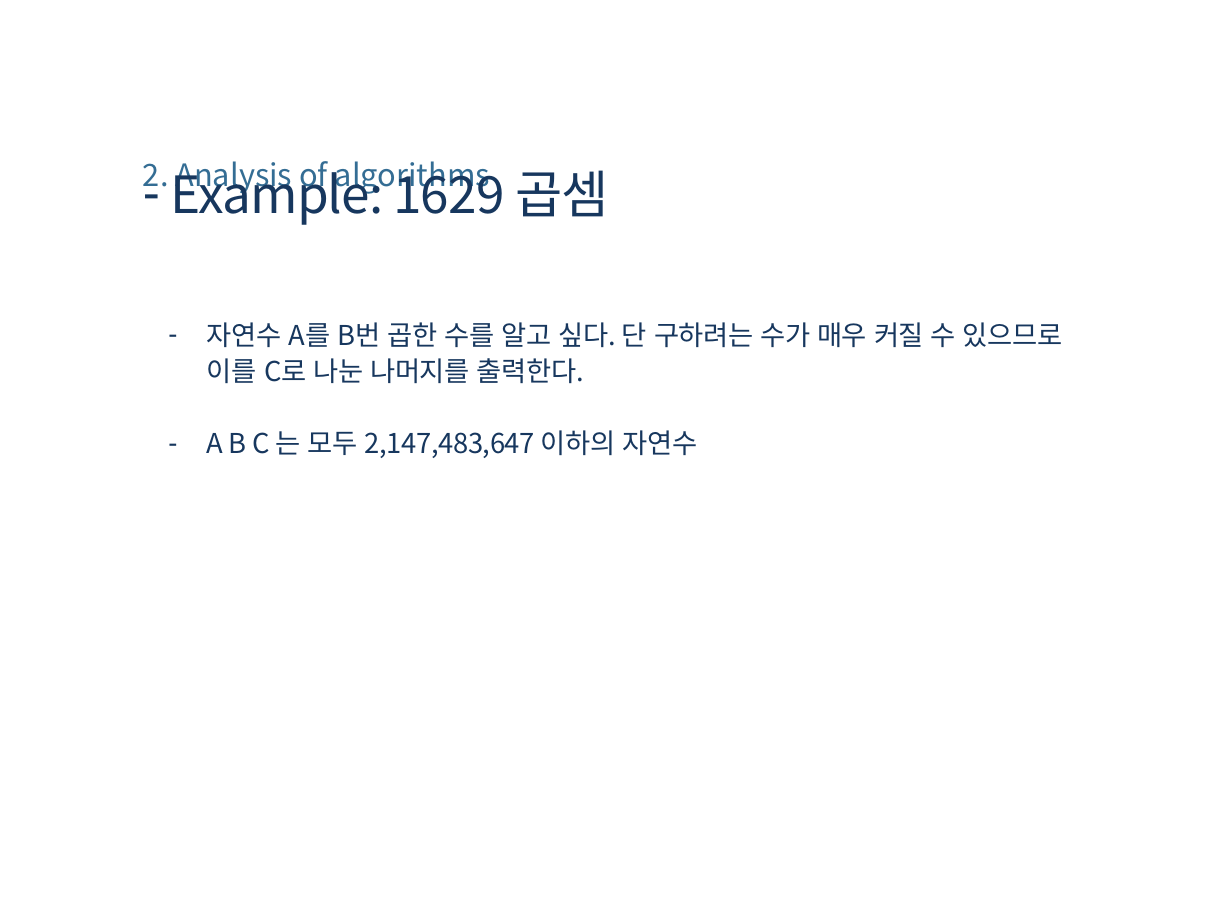
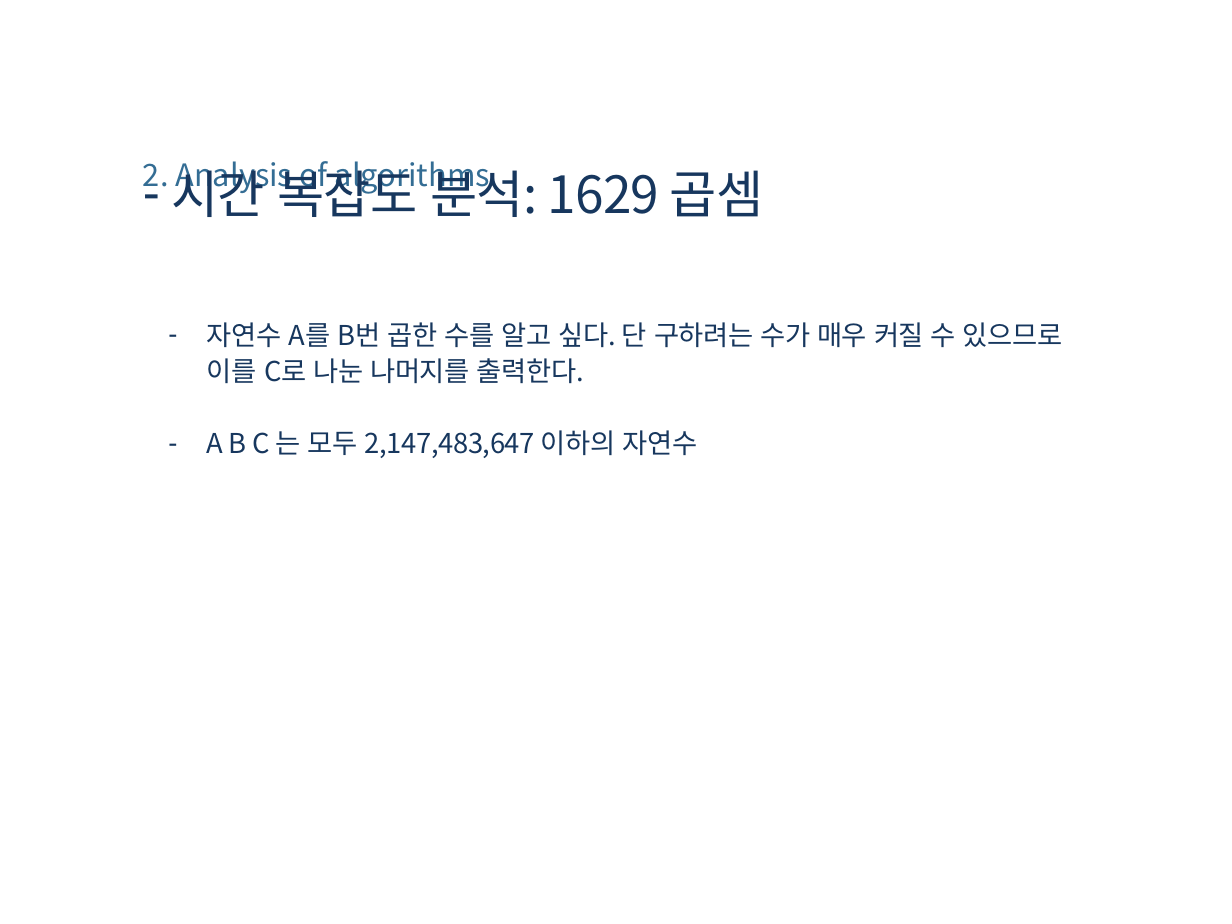
Before and after one commit to hyunynim/Algorithm_Study, a slide deck: slide 12 of PPT/Week2.pptx (slide 14 before the commit). Drawn at 1232x924 pixels with LibreOffice and Linux fonts; fonts in the diff are those of the drawing; background and template pictures are left out. Boxes give left, top, right and bottom in pixels: in the first picture for what was removed or moved away, otherwise in the second. Text is boxed around its words. In the diff, an @@ line names an element or a change of style, - is before the commit and + after.

```diff
--- a/PPT/Week2.pptx
+++ b/PPT/Week2.pptx
@@ text at bbox=[172, 161, 764, 217]: text changed @@
-– Example: 1629 곱셈
+– 시간 복잡도 분석: 1629 곱셈
```
Also in this commit, not shown: 1 other slide changed, 2 slides added, 54 other files.
